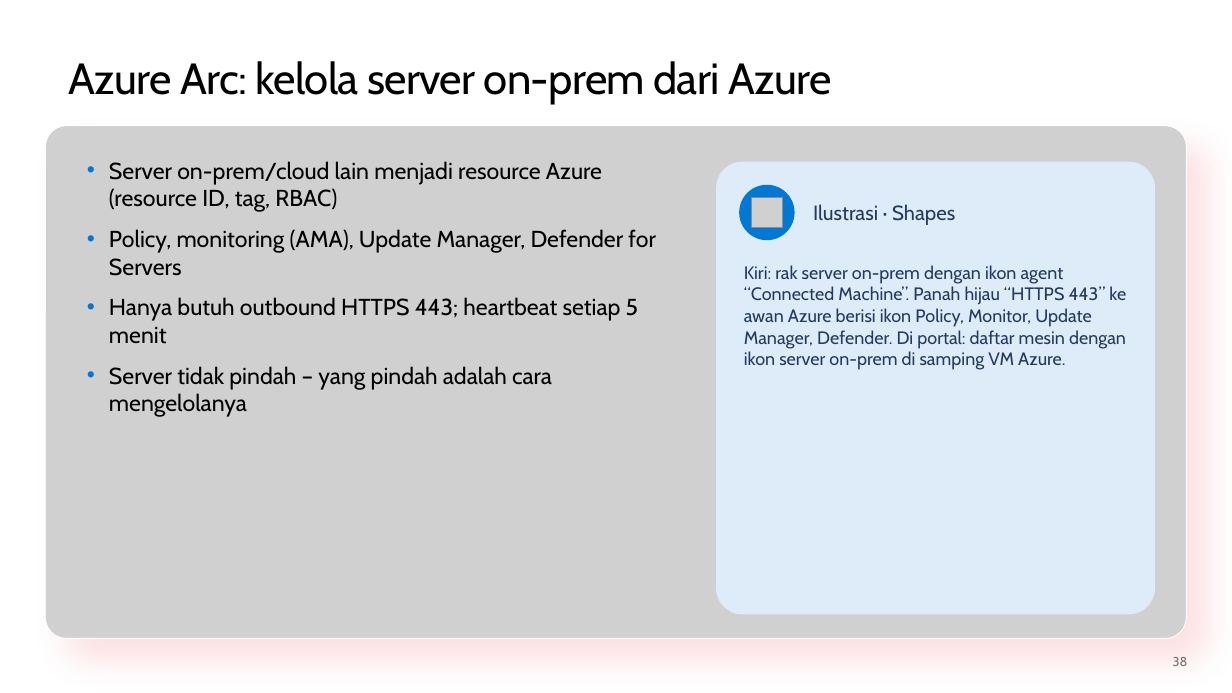
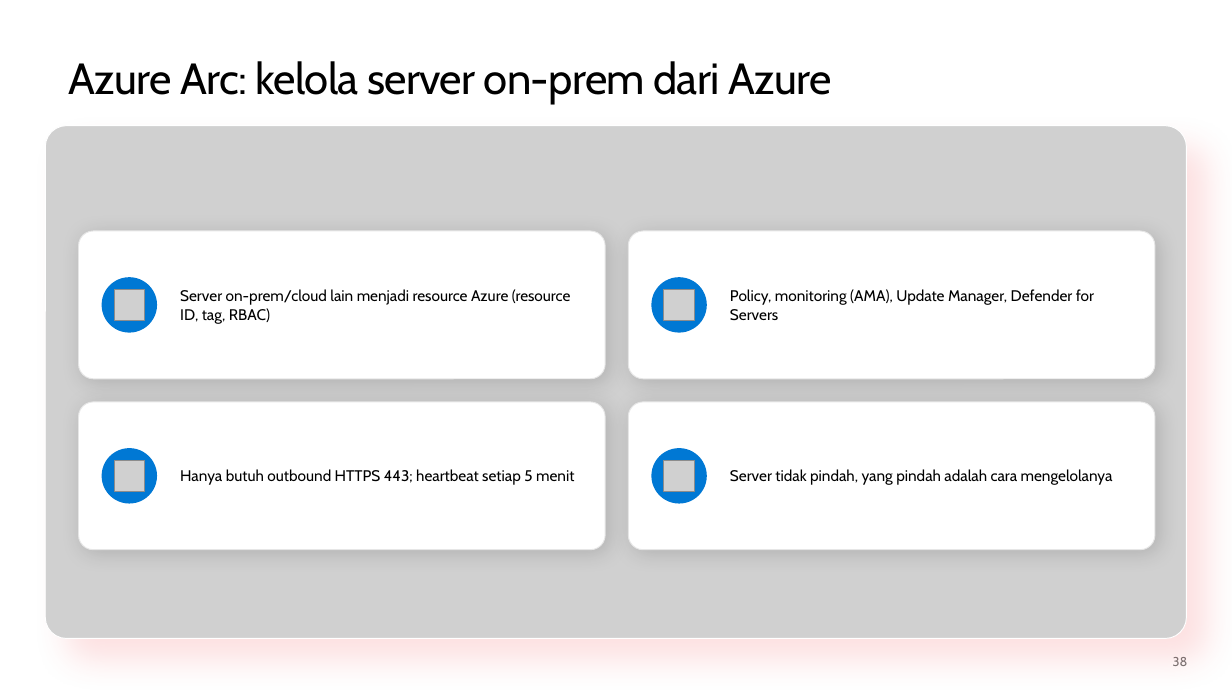
Before and after one commit to medisa-aris/azure-landing-zone-training, a slide deck: slide 38 of slides/pptx/slide_day04_hybrid-connectivity-operations.pptx. Drawn at 1232x693 pixels with LibreOffice and Linux fonts; fonts in the diff are those of the drawing; grey boxes stand for pictures; background and template pictures are left out. Boxes give left, top, right and bottom in pixels: in the first picture for what was removed or moved away, otherwise in the second. Text is boxed around its words. In the diff, an @@ line names an element or a change of style, - is before the commit and + after.

```diff
--- a/slides/pptx/slide_day04_hybrid-connectivity-operations.pptx
+++ b/slides/pptx/slide_day04_hybrid-connectivity-operations.pptx
@@ rounded rectangle removed at [716,162,1155,615] @@
@@ picture removed at [751,197,782,227] @@
@@ text removed at [813,204,955,225] @@
-Ilustrasi · Shapes
@@ rounded rectangle added at [79,231,605,379], fill #FFFFFF, outline #E6E6E6 0.75 pt @@
@@ text at [109,229,656,417]: paragraphs removed @@
-• Policy, monitoring (AMA), Update Manager, Defender for Servers
-• Hanya butuh outbound HTTPS 443; heartbeat setiap 5 menit
-• Server tidak pindah – yang pindah adalah cara mengelolanya
@@ rounded rectangle added at [628,231,1155,379], fill #FFFFFF, outline #E6E6E6 0.75 pt @@
@@ text "Server on-prem/cloud lain menjadi resource ...": place and size @@
-text "Server on-prem/cloud lain menjadi resource ..." at [109,161,656,417]
+text "Server on-prem/cloud lain menjadi resource ..." at [180,289,571,324]
@@ text "Server on-prem/cloud lain menjadi resource ..." at [180,289,571,324]: size 18 to 12 pt; bullet • to none; less space between paragraphs; vertical alignment top to middle @@
@@ text removed at [744,265,1126,370] @@
-Kiri: rak server on-prem dengan ikon agent “Connected Machine”. Panah hijau “HTTPS 443” ke awan Azure berisi ikon Policy, Monitor, Update Manager, Defender. Di portal: daftar mesin dengan ikon server on-prem di samping VM Azure.
@@ ellipse added at [102,277,157,333], fill #0078D4 @@
@@ picture added at [115,289,145,320] @@
@@ ellipse: place and size @@
-ellipse at [739,185,795,240]
+ellipse at [652,277,707,333]
@@ picture added at [664,289,694,320] @@
@@ text added at [730,289,1094,321], 12 pt, text #000000 @@
+Policy, monitoring (AMA), Update Manager, Defender for Servers
@@ rounded rectangle added at [79,402,605,550], fill #FFFFFF, outline #E6E6E6 0.75 pt @@
@@ rounded rectangle added at [628,402,1155,550], fill #FFFFFF, outline #E6E6E6 0.75 pt @@
@@ ellipse added at [102,448,157,504], fill #0078D4 @@
@@ ellipse added at [652,448,707,504], fill #0078D4 @@
@@ picture added at [115,460,145,491] @@
@@ text added at [180,469,574,485], 12 pt, text #000000 @@
+Hanya butuh outbound HTTPS 443; heartbeat setiap 5 menit
@@ picture added at [664,460,694,491] @@
@@ text added at [730,469,1113,485], 12 pt, text #000000 @@
+Server tidak pindah, yang pindah adalah cara mengelolanya
```
Also in this commit, not shown: 51 other slides changed, 7 other files.
